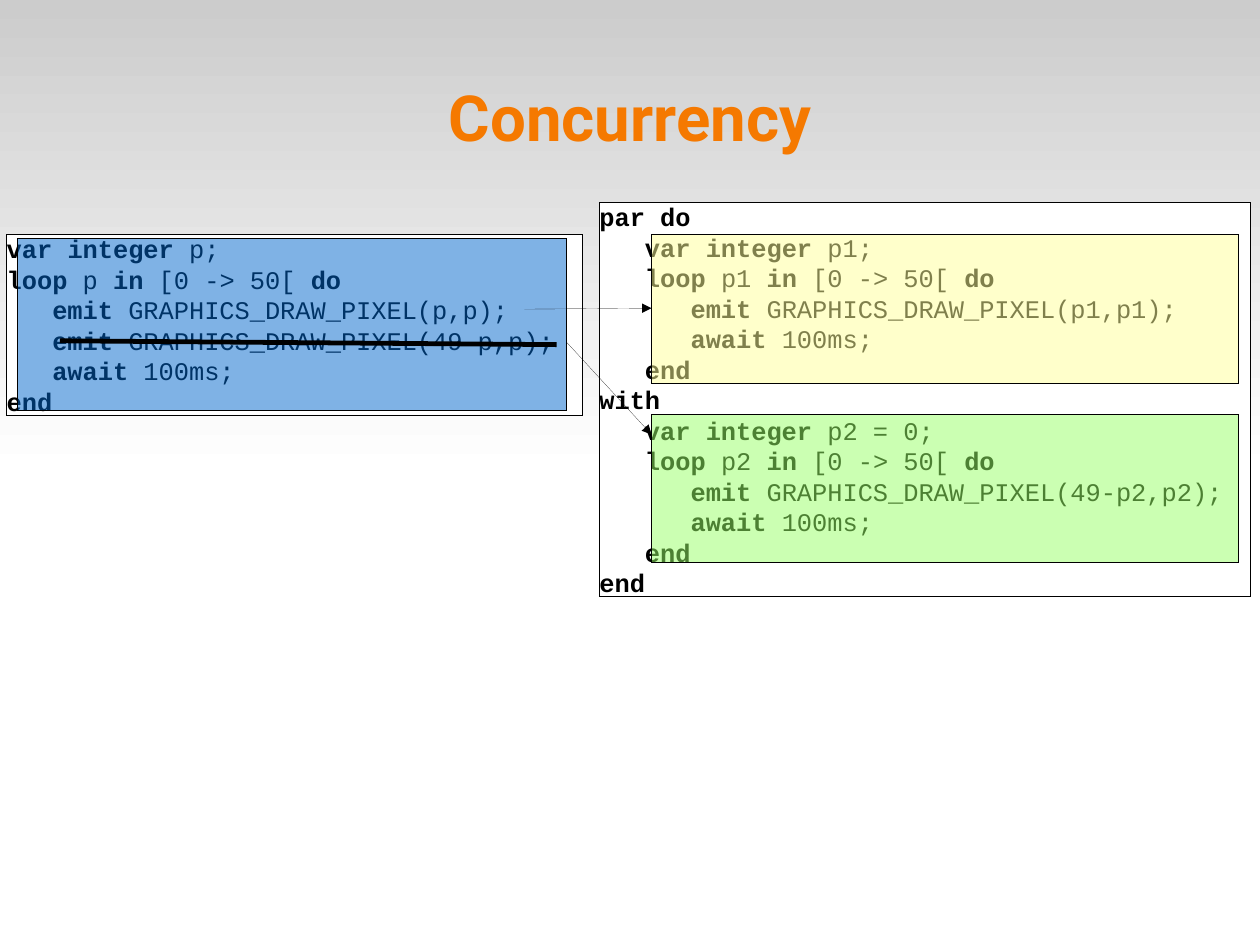
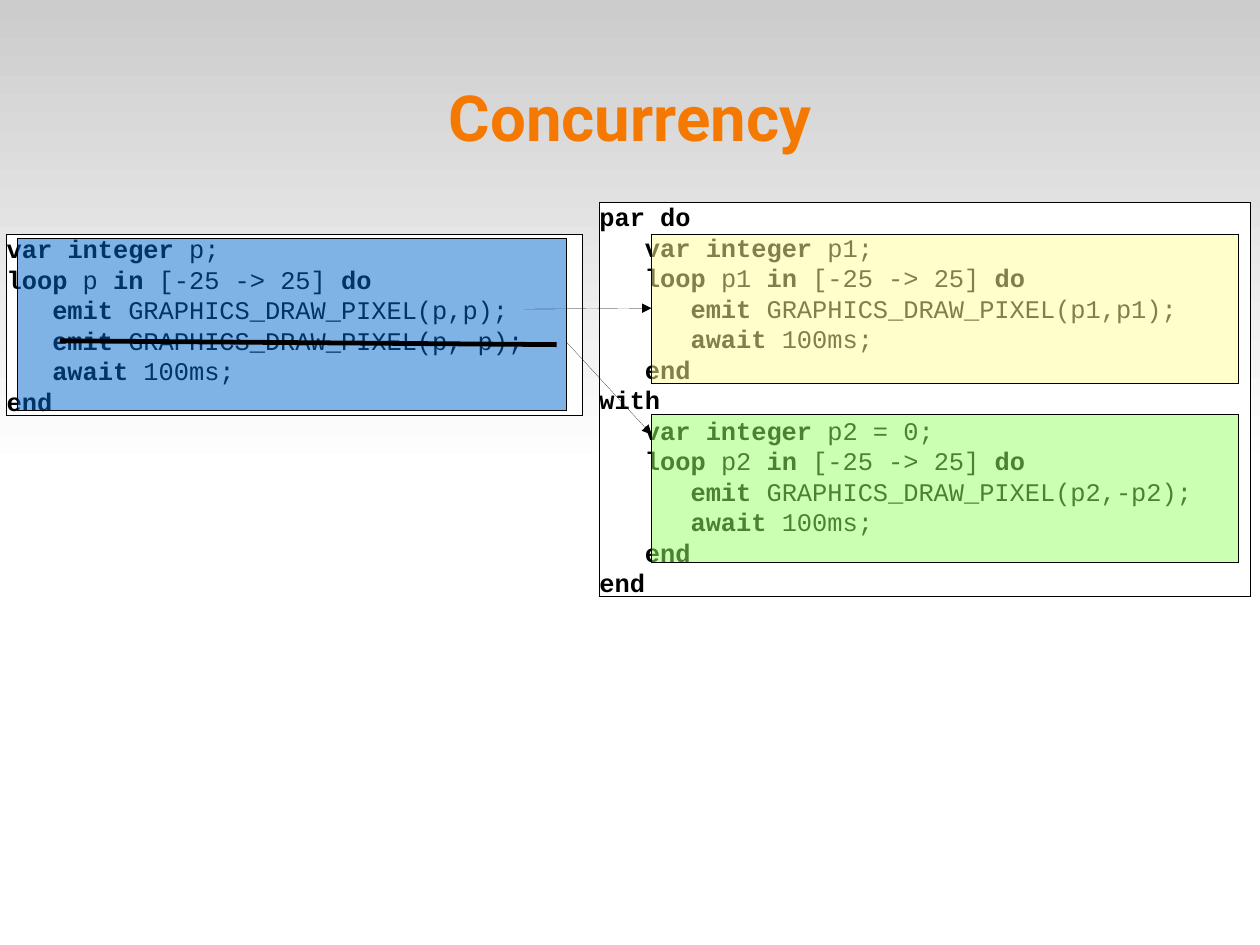
Before and after one commit to fsantanna-no/ceu-docs, a slide deck: slide 11 of pico-ceu.odp (slide 10 before the commit). Drawn at 1260x945 pixels with LibreOffice and Linux fonts; fonts in the diff are those of the drawing. Boxes give left, top, right and bottom in pixels: in the first picture for what was removed or moved away, otherwise in the second. Text is boxed around its words. In the diff, an @@ line names an element or a change of style, - is before the commit and + after.

```diff
--- a/pico-ceu.odp
+++ b/pico-ceu.odp
@@ text in rectangle at [645,269,1025,296]: text changed @@
-loop p1 in [0 -> 50[ do
+loop p1 in [-25 -> 25] do
@@ text in rectangle at [7,270,371,297]: text changed; bold off @@
-loop p in [0 -> 50[ do
+loop p in [-25 -> 25] do
@@ text in rectangle at [52,331,523,355]: text changed @@
-emit GRAPHICS_DRAW_PIXEL(49-p,p);
+emit GRAPHICS_DRAW_PIXEL(p,-p);
@@ text in rectangle at [645,452,1193,506]: text changed @@
-loop p2 in [0 -> 50[ do
-emit GRAPHICS_DRAW_PIXEL(49-p2,p2);
+loop p2 in [-25 -> 25] do
+emit GRAPHICS_DRAW_PIXEL(p2,-p2);
```
Also in this commit, not shown: 10 other slides changed, 2 slides added, 11 other files.
